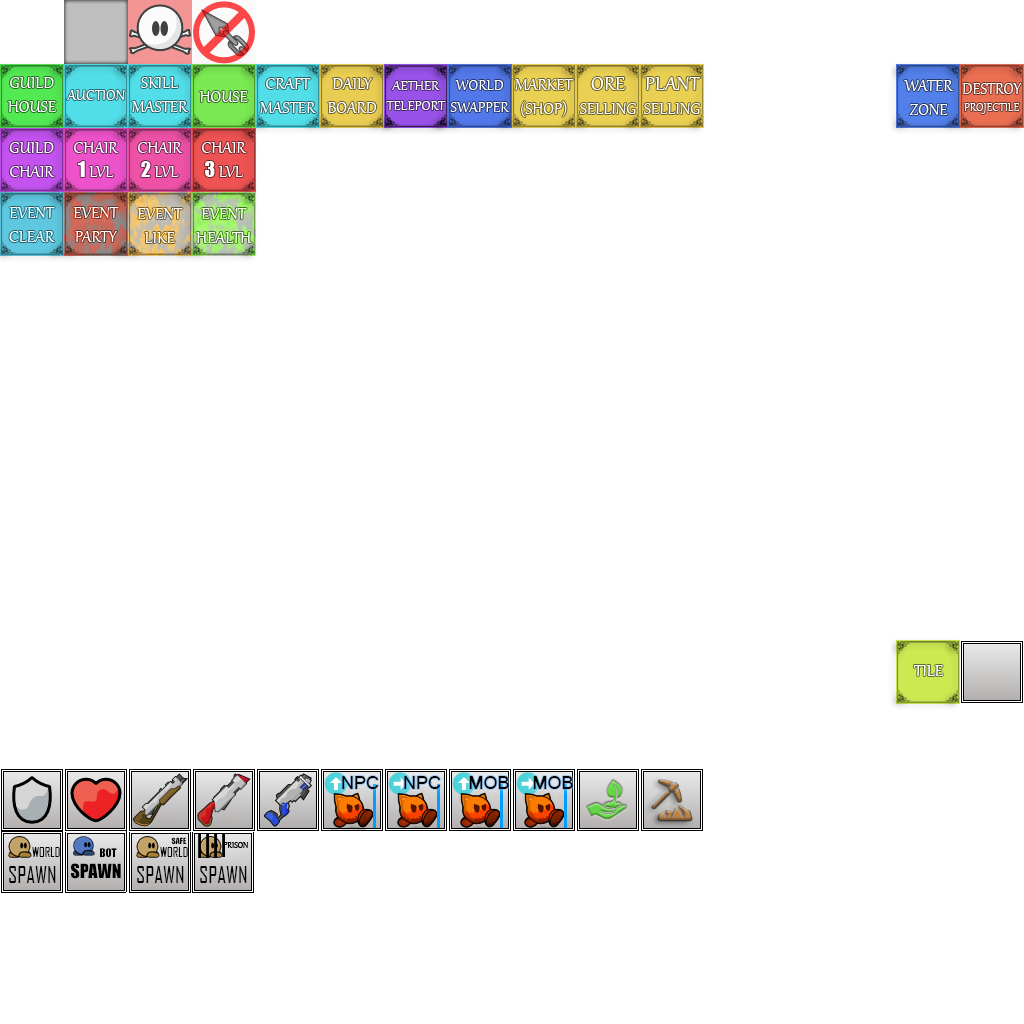
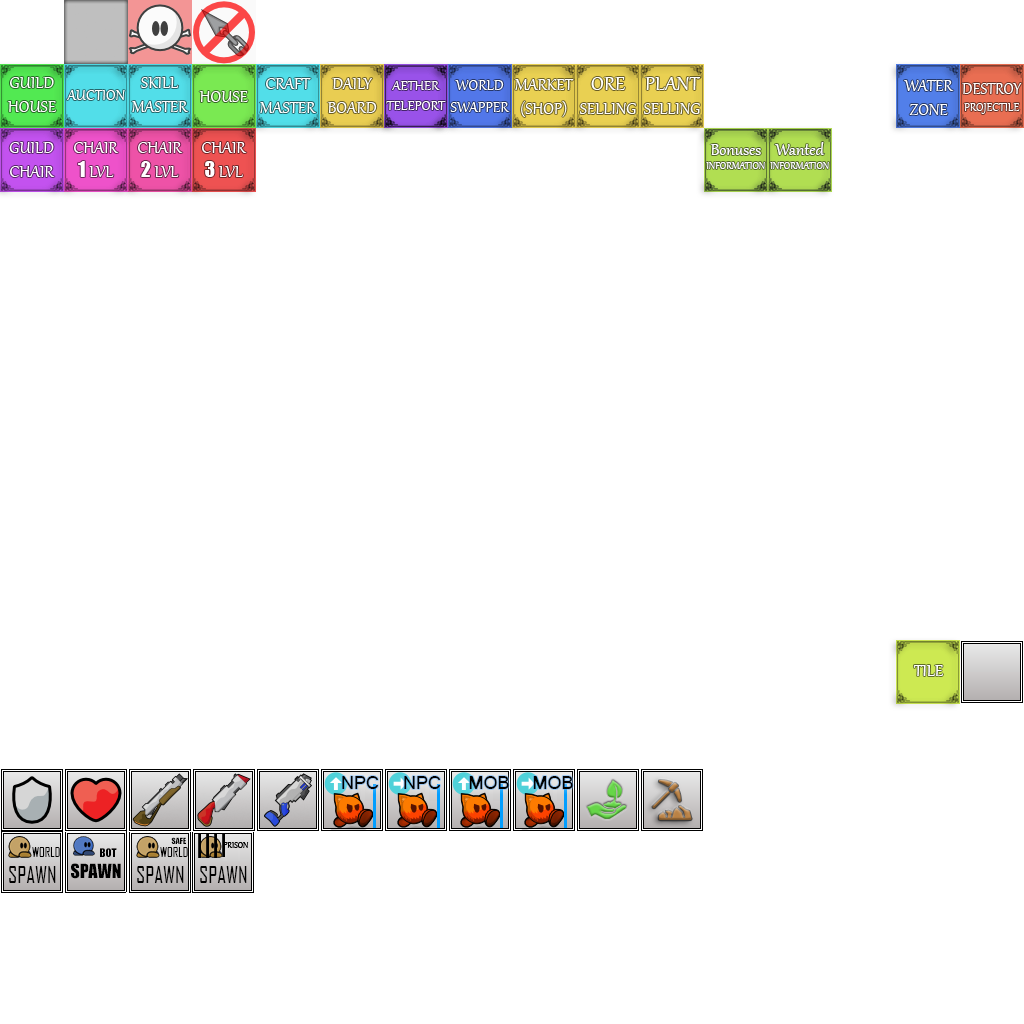
Layers edited between the first and the second w=1024, h=1024 image:
removed layer "event's" over [0, 191, 257, 262]
added group "Группа 1" (1st of 2) with 2 layers above "Группа 1" over [760, 126, 833, 198]
added layer "BonusesInfo_T" (1st of 2, in "Группа 1") in group "Группа 1" over [770, 142, 829, 169]
added layer "BonusesInfo" (1st of 2, in "Группа 1") in group "Группа 1" over [760, 126, 833, 198]
added group "Группа 1" (2nd of 2) with 2 layers above "Tile" over [697, 126, 770, 198]
added layer "BonusesInfo_T" (2nd of 2, in "Группа 1") in group "Группа 1" over [706, 144, 765, 169]
added layer "BonusesInfo" (2nd of 2, in "Группа 1") in group "Группа 1" over [697, 126, 770, 198]
